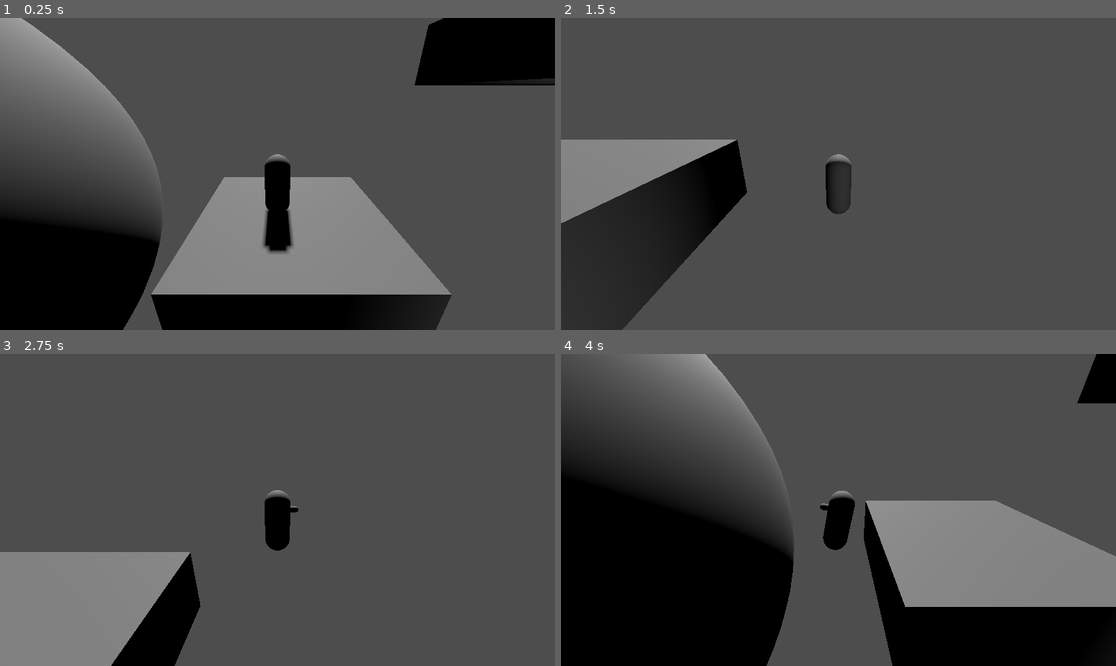
Above: before the commit, frames 1-4 (two rows, left to right).
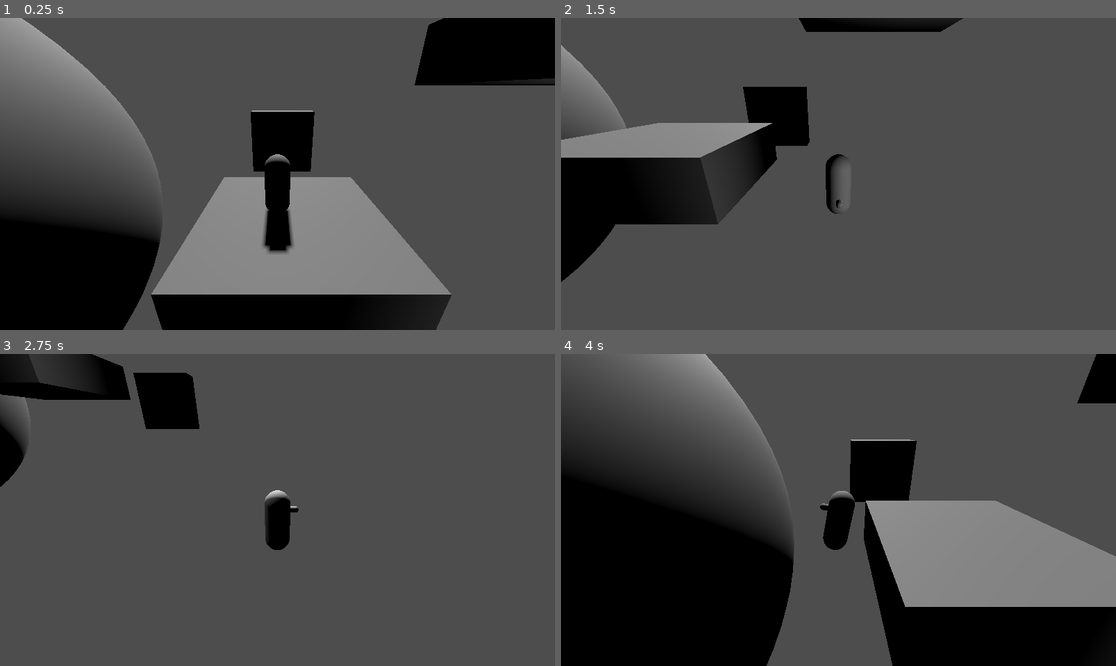
Above: after the commit, the same moments.

Repository: kazeraniman/GalaxyGravity
Game: Godot game, scene res://Scenes/Main.tscn
The game is run twice, just before and just after one commit, with the same random seed, the same clock (stepped at 60 frames per second) and the same inputs.
Inputs (mouse positions are in pixels of both pictures, inside the frame that each line leads up to):
- Up to frame 1 (0.25 s): no input
- Up to frame 2 (1.5 s): tap Enter (restart) at 0.5 s; move the mouse to (960, 158) at 0.52 s; hold D (move_right) 0.53-1.28 s; click (960, 158) at 0.67 s; tap Space (jump) at 0.77 s; move the mouse to (727, 189) at 1.27 s; hold S (move_backward) from 1.28 s (still down)
- Up to frame 3 (2.75 s): tap Space (jump) at 1.52 s; move the mouse to (333, 441) at 2.02 s; release S (move_backward) at 2.03 s; hold D (move_right) from 2.03 s (still down)
- Up to frame 4 (4 s): move the mouse to (810, 572) at 2.77 s; release D (move_right) at 2.78 s; hold W (move_forward) 2.78-3.53 s; click (810, 572) at 2.92 s; tap Space (jump) at 3.02, 3.77 s; tap Enter (restart) at 3.5 s; move the mouse to (1005, 556) at 3.52 s; hold A (move_left) from 3.53 s (still down)

The runs differ from the first frame. In frame 1, 1.9% of the frame differs, in the area x 45-57%, y 29-50%; in frame 2, 19%, in the area x 0-73%, y 0-100%; in frame 3, 18%; in frame 4, 2.2%.

Commit message:
Fixing a bug where the player would move incorrection under certain conditions as the normal of the gravity/ground would contain -0 and that would break the rotation of the direction with respect to the gravity/ground.

Diff:
--- a/Scenes/GravityFields/ParallelGravityField.tscn
+++ b/Scenes/GravityFields/ParallelGravityField.tscn
@@ -3,6 +3,7 @@
 [ext_resource type="Script" path="res://Scripts/GravityFields/ParallelGravityField.gd" id="1_umpi2"]
 
 [sub_resource type="BoxShape3D" id="BoxShape3D_25kus"]
+size = Vector3(3, 6, 3)
 
 [node name="ParallelGravityField" type="Node3D"]
 script = ExtResource("1_umpi2")
--- a/Scenes/Main.tscn
+++ b/Scenes/Main.tscn
@@ -19,47 +19,79 @@
 
 [node name="Main" type="Node"]
 
-[node name="Ground" type="StaticBody3D" parent="."]
+[node name="Sphere" type="StaticBody3D" parent="."]
 collision_layer = 2
 collision_mask = 0
 
-[node name="Collider" type="CollisionShape3D" parent="Ground"]
+[node name="Collider" type="CollisionShape3D" parent="Sphere"]
 shape = SubResource("SphereShape3D_tlsfm")
 
-[node name="Model" type="MeshInstance3D" parent="Ground"]
+[node name="Model" type="MeshInstance3D" parent="Sphere"]
 mesh = SubResource("SphereMesh_nkok4")
 
-[node name="SphericalGravityField" parent="Ground" instance=ExtResource("2_g2q5u")]
+[node name="SphericalGravityField" parent="Sphere" instance=ExtResource("2_g2q5u")]
 radius = 8.0
 
-[node name="Ground2" type="StaticBody3D" parent="."]
+[node name="DownGravity" type="StaticBody3D" parent="."]
 transform = Transform3D(1, 0, 0, 0, 1, 0, 0, 0, 1, 8, 0, 0)
 collision_layer = 2
 collision_mask = 0
 
-[node name="Collider" type="CollisionShape3D" parent="Ground2"]
+[node name="Collider" type="CollisionShape3D" parent="DownGravity"]
 shape = SubResource("BoxShape3D_w5a34")
 
-[node name="Model" type="MeshInstance3D" parent="Ground2"]
+[node name="Model" type="MeshInstance3D" parent="DownGravity"]
 mesh = SubResource("BoxMesh_67rvf")
 
-[node name="ParallelGravityField" parent="Ground2" instance=ExtResource("2_64ex5")]
+[node name="ParallelGravityField" parent="DownGravity" instance=ExtResource("2_64ex5")]
 transform = Transform3D(1, 0, 0, 0, 1, 0, 0, 0, 1, 0, 2.5, 0)
 size = Vector3(3, 6, 3)
 priority = 1
 
-[node name="Ground3" type="StaticBody3D" parent="."]
+[node name="SideGravity" type="StaticBody3D" parent="."]
+transform = Transform3D(1, 0, 0, 0, -4.37114e-08, -1, 0, 1, -4.37114e-08, 8, 0, -7.5)
+collision_layer = 2
+collision_mask = 0
+
+[node name="Collider" type="CollisionShape3D" parent="SideGravity"]
+shape = SubResource("BoxShape3D_w5a34")
+
+[node name="Model" type="MeshInstance3D" parent="SideGravity"]
+mesh = SubResource("BoxMesh_67rvf")
+
+[node name="ParallelGravityField" parent="SideGravity" instance=ExtResource("2_64ex5")]
+transform = Transform3D(1, 0, 0, 0, 1, 0, 0, 0, 1, 0, 2.5, 0)
+size = Vector3(3, 6, 3)
+priority = 1
+
+[node name="SideGravity2" type="StaticBody3D" parent="."]
+transform = Transform3D(1, 0, 0, 0, -0.0505929, 0.998719, 0, -0.998719, -0.0505929, 8, 0, 7.5)
+collision_layer = 2
+collision_mask = 0
+
+[node name="Collider" type="CollisionShape3D" parent="SideGravity2"]
+shape = SubResource("BoxShape3D_w5a34")
+
+[node name="Model" type="MeshInstance3D" parent="SideGravity2"]
+mesh = SubResource("BoxMesh_67rvf")
+
+[node name="ParallelGravityField" parent="SideGravity2" instance=ExtResource("2_64ex5")]
+transform = Transform3D(1, 0, 0, 0, 1, 0, 0, 0, 1, 0, 2.5, 0)
+size = Vector3(3, 6, 3)
+priority = 1
+
+[node name="UpGravity" type="StaticBody3D" parent="."]
 transform = Transform3D(1, 0, 0, 0, 1, 0, 0, 0, 1, 12, 3, 0)
 collision_layer = 2
 collision_mask = 0
 
-[node name="Collider" type="CollisionShape3D" parent="Ground3"]
+[node name="Collider" type="CollisionShape3D" parent="UpGravity"]
 shape = SubResource("BoxShape3D_w5a34")
 
-[node name="Model" type="MeshInstance3D" parent="Ground3"]
+[node name="Model" type="MeshInstance3D" parent="UpGravity"]
 mesh = SubResource("BoxMesh_67rvf")
 
-[node name="ParallelGravityField" parent="Ground3" instance=ExtResource("2_64ex5")]
+[node name="ParallelGravityField" parent="UpGravity" instance=ExtResource("2_64ex5")]
 transform = Transform3D(1, 0, 0, 0, -1, 8.74228e-08, 0, -8.74228e-08, -1, 0, -2.5, 0)
 size = Vector3(3, 6, 3)
 priority = 1
--- a/Scripts/Player.gd
+++ b/Scripts/Player.gd
@@ -47,22 +47,31 @@
 	direction.x -= Input.get_action_strength("move_left")
 	direction.x += Input.get_action_strength("move_right")
 
+	# Determine the normal to use based on the floor or the gravity
+	var rotation_normal: Vector3 = get_floor_normal() if is_on_floor() else gravity_normal_vector
+
+	# Odd solution since I was getting -0 sometimes and that would break the gravity rotation later on
+	if is_equal_approx(rotation_normal.x, 0):
+		rotation_normal.x = 0
+	if is_equal_approx(rotation_normal.y, 0):
+		rotation_normal.y = 0
+	if is_equal_approx(rotation_normal.z, 0):
+		rotation_normal.z = 0
+
 	# Rotate the direction with respect to the camera
 	if direction != Vector3.ZERO:
-		direction = direction.rotated(Vector3.UP, cam_rotation_x)
+		direction = direction.rotated(Vector3.UP, cam_rotation_x).normalized()
 
-	# Normalize the movement to avoid super-speed diagonals
-	if direction.length() > 1:
-		direction = direction.normalized()
-
-	# Rotate the player to face the direction of movement
-	var rotation_normal: Vector3 = get_floor_normal() if is_on_floor() else gravity_normal_vector
+	# DELETE
+	if direction != Vector3.ZERO:
+		print("first: %s" % direction)
+		print("rotation_normal: %s" % rotation_normal)
 
 	# Rotate direction with respect to gravity or the ground if possible
-	var rotation_axis: Vector3 = (Vector3.UP.cross(rotation_normal)).normalized()
-	var rotation_angle: float = Vector3.UP.angle_to(rotation_normal)
-	if (rotation_axis != Vector3.ZERO):
-		direction = direction.rotated(rotation_axis, rotation_angle).normalized()
+	var gravity_rotation_axis: Vector3 = (Vector3.UP.cross(rotation_normal)).normalized()
+	var rotation_angle: float = Vector3.UP.signed_angle_to(rotation_normal, Vector3.UP)
+	if (gravity_rotation_axis != Vector3.ZERO):
+		direction = direction.rotated(gravity_rotation_axis, rotation_angle).normalized()
 
 	# Rotate the model to match the gravity and the movement direction
 	var new_model_container_basis = $ModelContainer.transform.basis
@@ -75,7 +84,7 @@
 	new_model_container_basis = new_model_container_basis.orthonormalized()
 
 	if is_on_floor():
-		$ModelContainer.transform.basis = new_model_container_basis
+		$ModelContainer.transform.basis = new_model_container_basis # TODO: Maybe lerp the y rotation anyway on the ground
 	else:
 		var old_model_quat = Quaternion($ModelContainer.transform.basis)
 		var new_model_quat = Quaternion(new_model_container_basis)
@@ -84,6 +93,10 @@
 
 	# Determine the scaled, ground velocity
 	var new_velocity: Vector3 = direction * speed
+
+	# DELETE
+	if direction != Vector3.ZERO:
+		print("second: %s" % direction)
 
 	# Retain gravity's influence
 	new_velocity += velocity.project(old_gravity_vector)
